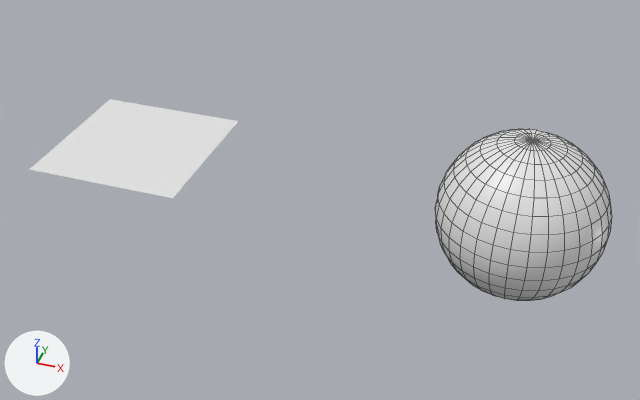
The Blender file Abschlussarbeit.blend, before and after one commit.
The view is the same before and after, from a camera (50 mm lens) standing at (5.51, -8.78, 5.95) and looking at (2.57, -0.14, -0.23). The axes (+X, +Y, +Z) are drawn at lower left. The lights are the same throughout. Mesh edges are drawn as thin lines on the coarser meshes.
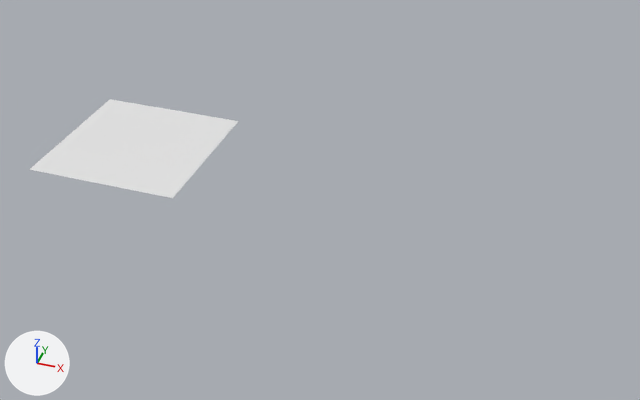
The newer file is also rescaled (x100.0) as a whole; pictures and numbers use the older file's frame.

The change, as a diff of the scene's bpy script:
```diff
--- a/Abschlussarbeit.blend.py
+++ b/Abschlussarbeit.blend.py
@@ ob_sphere @@
-ob_sphere = bpy.data.objects.new('Sphere', me_sphere)
-ob_sphere.location = (5.0, 0.0, 0.0)
```

Location of each change, (x1, y1, x2, y2) in pixels of the pictures (640 x 400 px):
'Sphere', deleted: before (435, 129, 612, 301)
